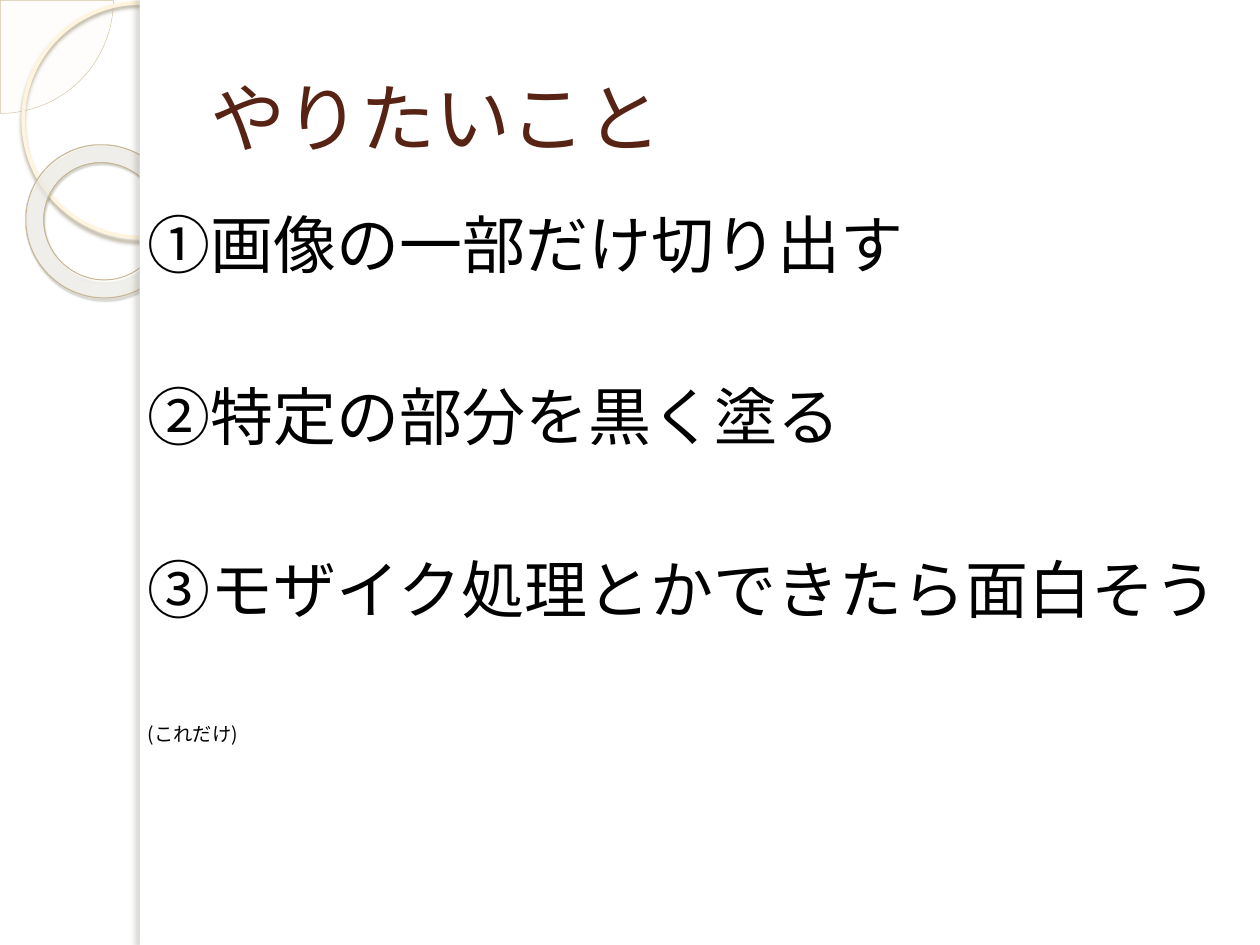
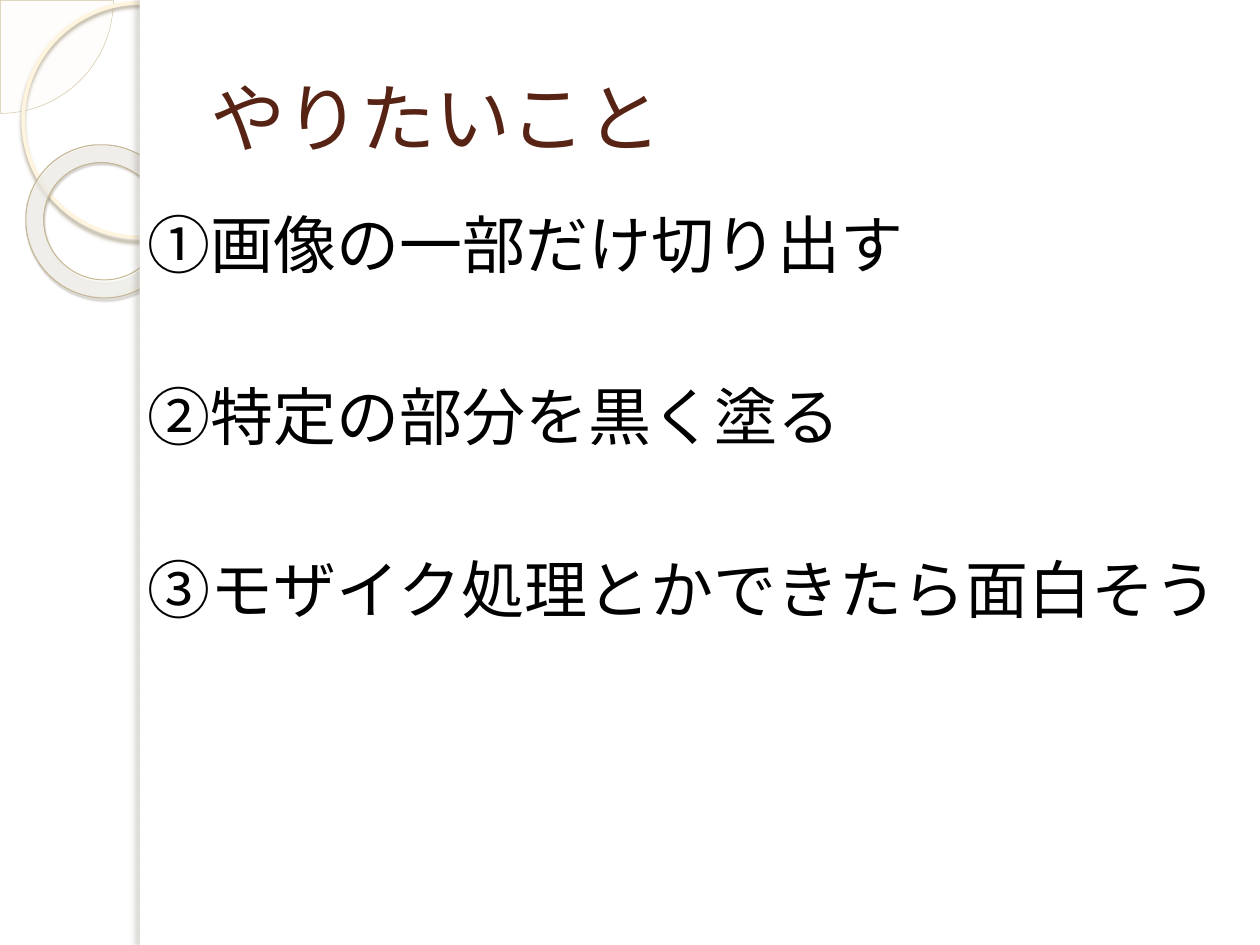
Before and after one commit to yuridonus/FEstudy, a slide deck: slide 4 of gimp2.pptx. Drawn at 1260x945 pixels with LibreOffice and Linux fonts; fonts in the diff are those of the drawing; background and template pictures are left out. Boxes give left, top, right and bottom in pixels: in the first picture for what was removed or moved away, otherwise in the second. Text is boxed around its words. In the diff, an @@ line names an element or a change of style, - is before the commit and + after.

```diff
--- a/gimp2.pptx
+++ b/gimp2.pptx
@@ text at (148,725,238,745): paragraph removed @@
-(これだけ)
```
Also in this commit, not shown: 10 other slides changed, 5 slides added, 2 slides removed, 3 other files.
